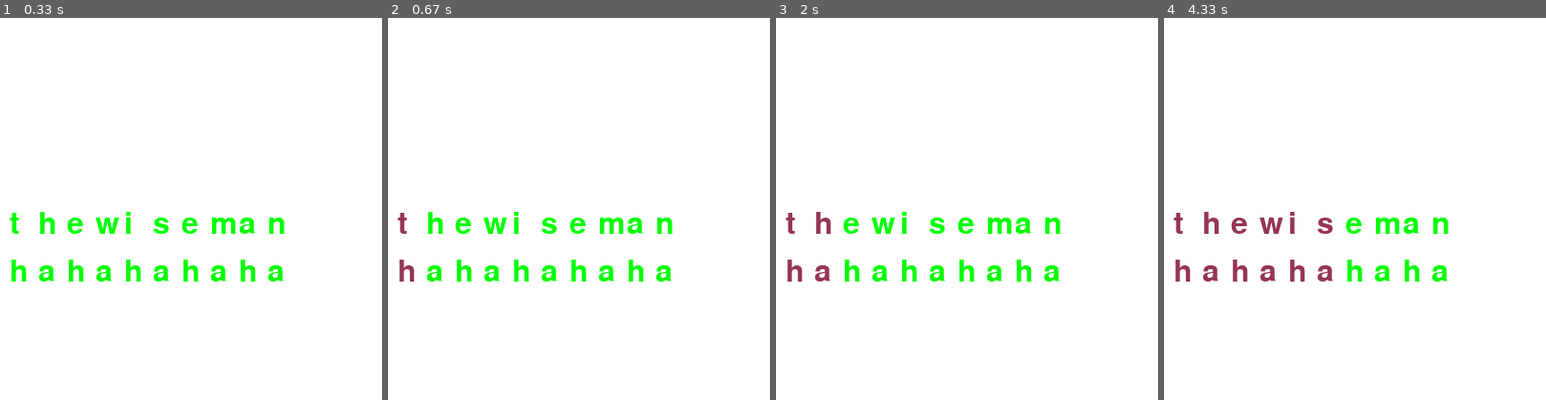
Above: before the commit, frames 1-4 (left to right).
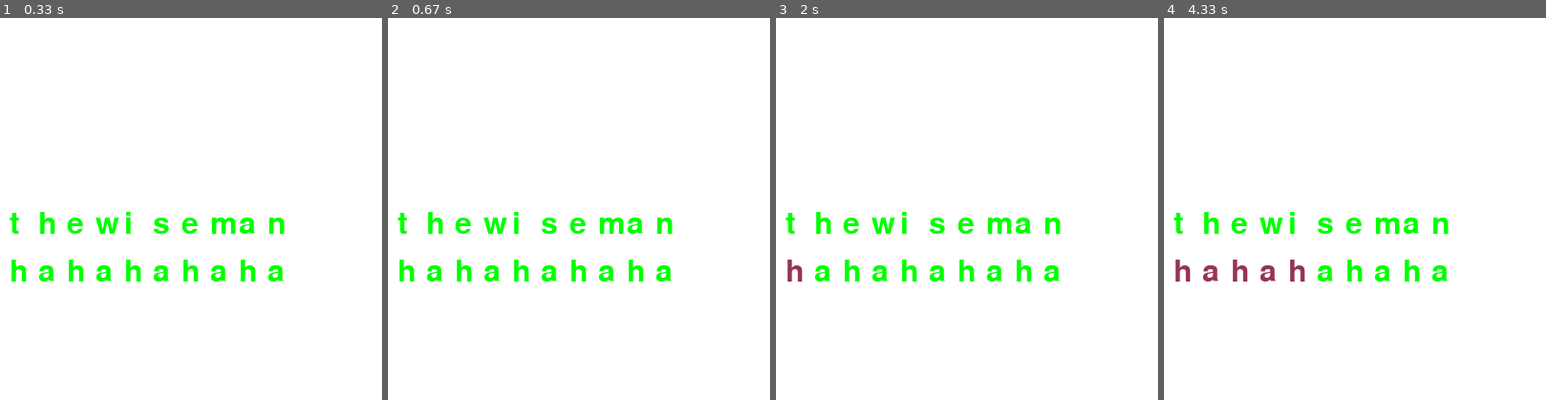
Above: after the commit, the same moments.

Repository: classTheTester/finalProject
Game: pygame game, started from newShit/hahahaha.py
The game is run twice, just before and just after one commit, with the same random seed, the same clock (stepped at 60 frames per second) and the same inputs.
Inputs:
- Up to frame 1 (0.33 s): no input
- Up to frame 2 (0.67 s): tap Space at 0.33 s
- Up to frame 3 (2 s): tap Enter at 1.67 s
- Up to frame 4 (4.33 s): tap Enter at 2, 2.6, 3.12, 3.82 s

Frame 1 is identical in both runs. In frame 2, 0.2% of the frame differs, in the area x 2-7%, y 51-69%; in frame 3, 0.4%; in frame 4, 0.9%, in the area x 2-45%, y 50-69%.

Commit message:
Update hahahaha.py

Diff:
--- a/newShit/hahahaha.py
+++ b/newShit/hahahaha.py
@@ -5,7 +5,7 @@
 import pygame
 letterList = ['a', 'b', 'c', 'd', 'e', 'f', 'g', 'h', 'i', 'j', 'k', 'l', 'm', 'n', 'o', 'p', 'q','r','s', 't', 'u', 'v', 'w', 'x', 'y', 'z']
 letterDict = {}
-listOfShit = [green] * 13
+listOfShit = [[green] * 13, [green] *10]
 for i in range(len(letterList)):
     letterDict[str(i + 5)] =letterList[i]
 
@@ -55,7 +55,7 @@
     display_surface.fill(white)
     for j in words:
         for i in range(len(j)):
-            text = font.render(j[i], True, listOfShit[i])
+            text = font.render(j[i], True, listOfShit[words.index(j)][i])
             display_surface.blit(text, (10 +30*i,yVal))
         yVal += 50
 
@@ -92,12 +92,14 @@
             if keys[pygame.K_SPACE]:
                 print('aaha')
                 counter += 1
-            if 1 in keyMapping:
+                k = -1
+            elif 1 in keyMapping:
                 print(letterDict.get(str(keyMapping.index(1)+1)))
                 if letterDict.get(str(keyMapping.index(1)+1)) == letter:
                     print('fuck yeah')
                 else:
-                    listOfShit[k] = red
+                    listOfShit[counter][k] = red
+            if k < len(letters)-1:
                 k += 1
         # Draws the surface object to the screen.
         pygame.display.update()
